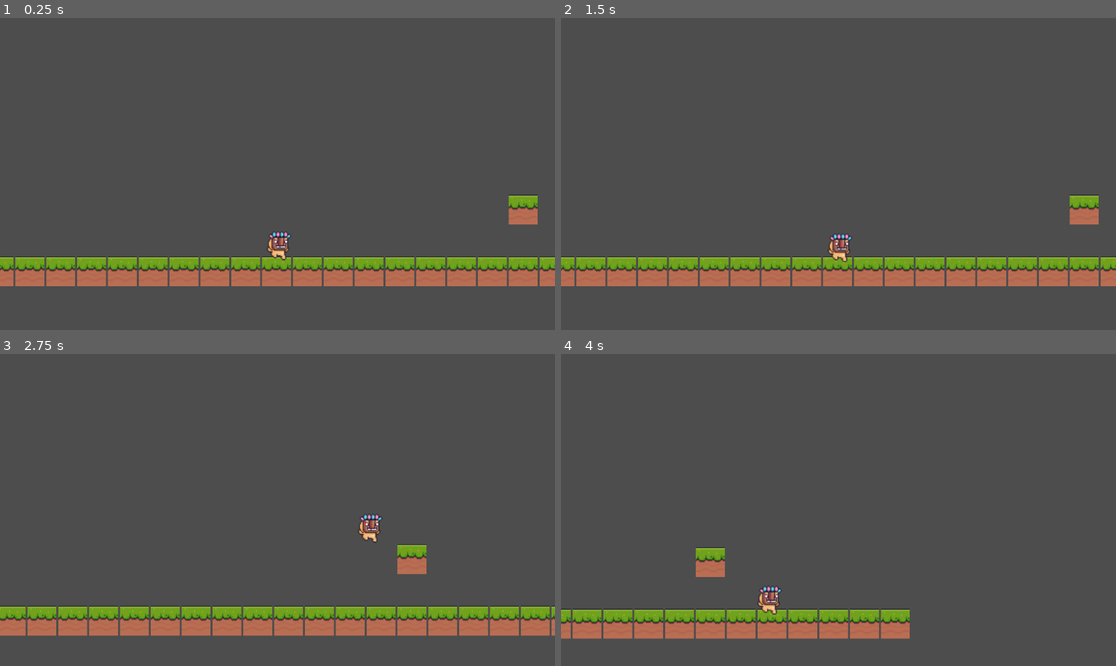
Above: before the commit, frames 1-4 (two rows, left to right).
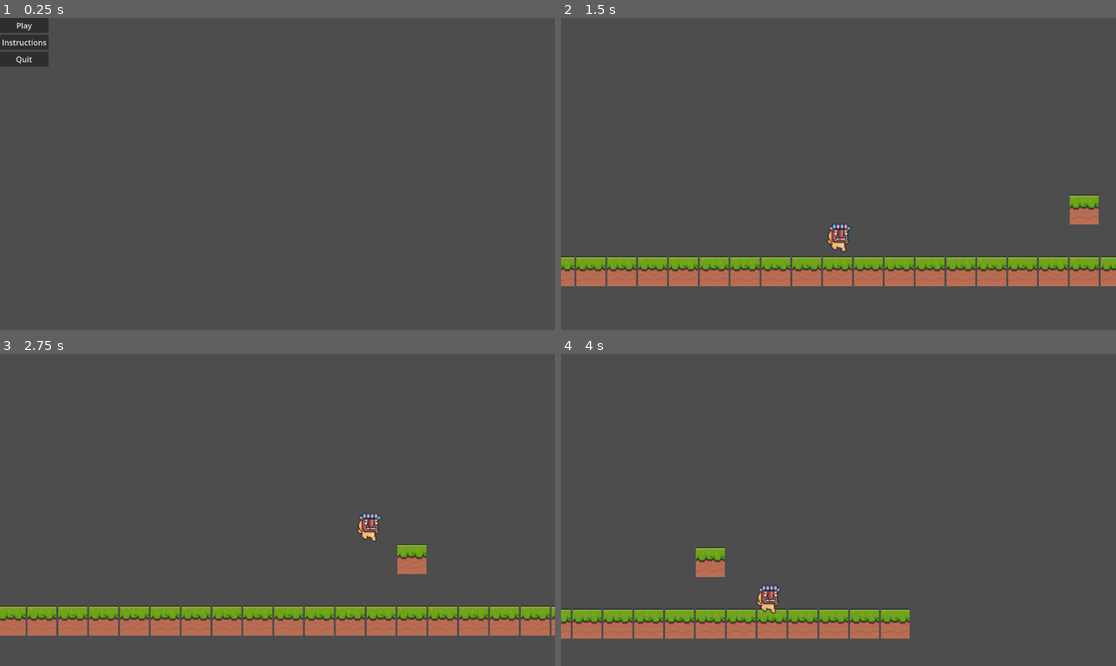
Above: after the commit, the same moments.

Repository: NathanFeldmeyer/GameJamDoubleTake
Game: Godot game, scene res://scenes/menu.tscn
The game is run twice, just before and just after one commit, with the same random seed, the same clock (stepped at 60 frames per second) and the same inputs. Before the commit the project starts from res://scenes/main.tscn.
Inputs (mouse positions are in pixels of both pictures, inside the frame that each line leads up to):
- Up to frame 1 (0.25 s): no input
- Up to frame 2 (1.5 s): click (583, 42) at 0.5 s, where only the run after the commit has a clickable "Instructions"; click (583, 24) at 1.25 s, where only the run after the commit has a clickable "Play"
- Up to frame 3 (2.75 s): tap Enter at 2 s; hold D (move_right) from 2.03 s (still down); tap W (jump) at 2.27 s
- Up to frame 4 (4 s): tap W (jump) at 3.02 s; release D (move_right) at 3.53 s; hold A (move_left) from 3.53 s (still down)

The runs differ from the first frame. In frame 1, 11% of the frame differs, in the area x 0-100%, y 0-86%; in frame 2, 0.4%; in frame 3, 0.2%; in frame 4, 0.2%.

Commit message:
New scene for menu with menu buttons

Diff:
--- a/project.godot
+++ b/project.godot
@@ -11,7 +11,7 @@
 [application]
 
 config/name="DoubleTake"
-run/main_scene="res://scenes/main.tscn"
+run/main_scene="res://scenes/menu.tscn"
 config/features=PackedStringArray("4.1")
 config/icon="res://icon.png"
 
--- /dev/null
+++ b/scenes/menu.tscn
@@ -0,0 +1,36 @@
+[gd_scene load_steps=2 format=3 uid="uid://bw718rgftjviu"]
+
+[ext_resource type="Script" path="res://scripts/menu.gd" id="1_l4jab"]
+
+[node name="Menu" type="Control"]
+layout_mode = 3
+anchors_preset = 15
+anchor_right = 1.0
+anchor_bottom = 1.0
+grow_horizontal = 2
+grow_vertical = 2
+script = ExtResource("1_l4jab")
+
+[node name="MarginContainer" type="MarginContainer" parent="."]
+layout_mode = 0
+offset_right = 40.0
+offset_bottom = 40.0
+
+[node name="VBoxContainer" type="VBoxContainer" parent="MarginContainer"]
+layout_mode = 2
+
+[node name="Play" type="Button" parent="MarginContainer/VBoxContainer"]
+layout_mode = 2
+text = "Play"
+
+[node name="Instructions" type="Button" parent="MarginContainer/VBoxContainer"]
+layout_mode = 2
+text = "Instructions"
+
+[node name="Quit" type="Button" parent="MarginContainer/VBoxContainer"]
+layout_mode = 2
+text = "Quit"
+
+[connection signal="pressed" from="MarginContainer/VBoxContainer/Play" to="." method="_on_play_pressed"]
+[connection signal="pressed" from="MarginContainer/VBoxContainer/Instructions" to="." method="_on_instructions_pressed"]
+[connection signal="pressed" from="MarginContainer/VBoxContainer/Quit" to="." method="_on_quit_pressed"]
--- a/scenes/player.tscn
+++ b/scenes/player.tscn
@@ -9,7 +9,6 @@
 script = ExtResource("2")
 
 [node name="Sprite2D" type="Sprite2D" parent="."]
-texture = ExtResource("1")
 
 [node name="RemoteTransform2D" type="RemoteTransform2D" parent="Sprite2D"]
 remote_path = NodePath("../../Camera2D")
@@ -18,3 +17,7 @@
 shape = SubResource("1")
 
 [node name="Camera2D" type="Camera2D" parent="."]
+
+[node name="Fall(32x32)" type="Sprite2D" parent="."]
+position = Vector2(-1, -1)
+texture = ExtResource("1")
--- /dev/null
+++ b/scripts/menu.gd
@@ -0,0 +1,10 @@
+extends Control
+
+func _on_play_pressed():
+	get_tree().change_scene_to_file("res://scenes/main.tscn")
+
+func _on_instructions_pressed():
+	pass # Replace with function body.
+
+func _on_quit_pressed():
+	get_tree().quit()
Binary file removed: assets/20 Enemies.png
Not shown, removed: assets/20 Enemies.png.import
Binary file removed: assets/Background/Blue.png
Not shown, removed: assets/Background/Blue.png.import
Binary file removed: assets/Background/Brown.png
Not shown, removed: assets/Background/Brown.png.import
Binary file removed: assets/Background/Gray.png
Not shown, removed: assets/Background/Gray.png.import
Binary file removed: assets/Background/Green.png
Not shown, removed: assets/Background/Green.png.import
Binary file removed: assets/Background/Pink.png
Not shown, removed: assets/Background/Pink.png.import
(and 4 more such lines)
